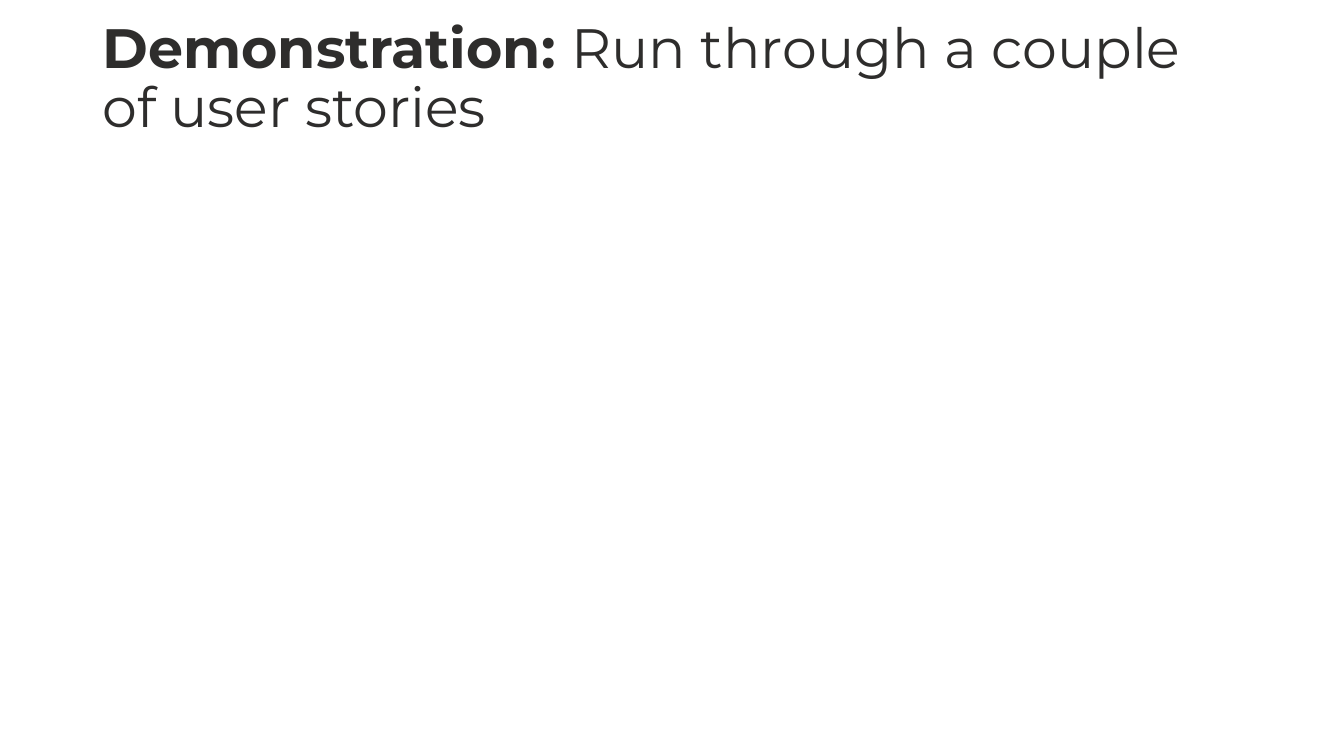
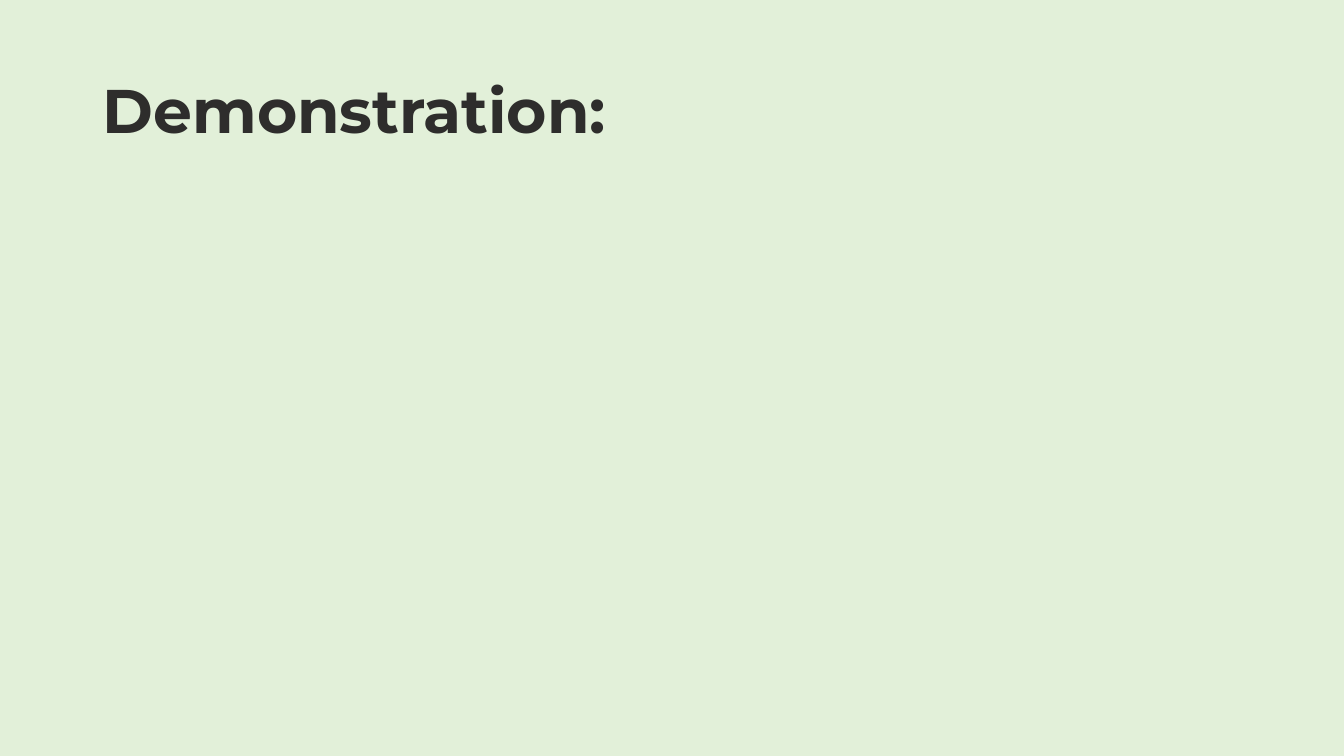
Before and after one commit to shivalasvegas/HobbyProject, a slide deck: slide 17 of PROJECT_FILES/hobbyProject_shefeltgood.pptx (slide 7 before the commit). Drawn at 1344x756 pixels with LibreOffice and Linux fonts; fonts in the diff are those of the drawing. Boxes give left, top, right and bottom in pixels: in the first picture for what was removed or moved away, otherwise in the second. Text is boxed around its words. In the diff, an @@ line names an element or a change of style, - is before the commit and + after.

```diff
--- a/PROJECT_FILES/hobbyProject_shefeltgood.pptx
+++ b/PROJECT_FILES/hobbyProject_shefeltgood.pptx
@@ background #FFFFFF to #E2F0D9 @@
@@ title at <box>102,84,606,134</box>: text changed; size 39.6 to 44 pt; bold on @@
-Demonstration: Run through a couple of user stories
+Demonstration:
```
Also in this commit, not shown: 4 other slides changed, 14 slides added, 8 slides removed, 51 other files.
